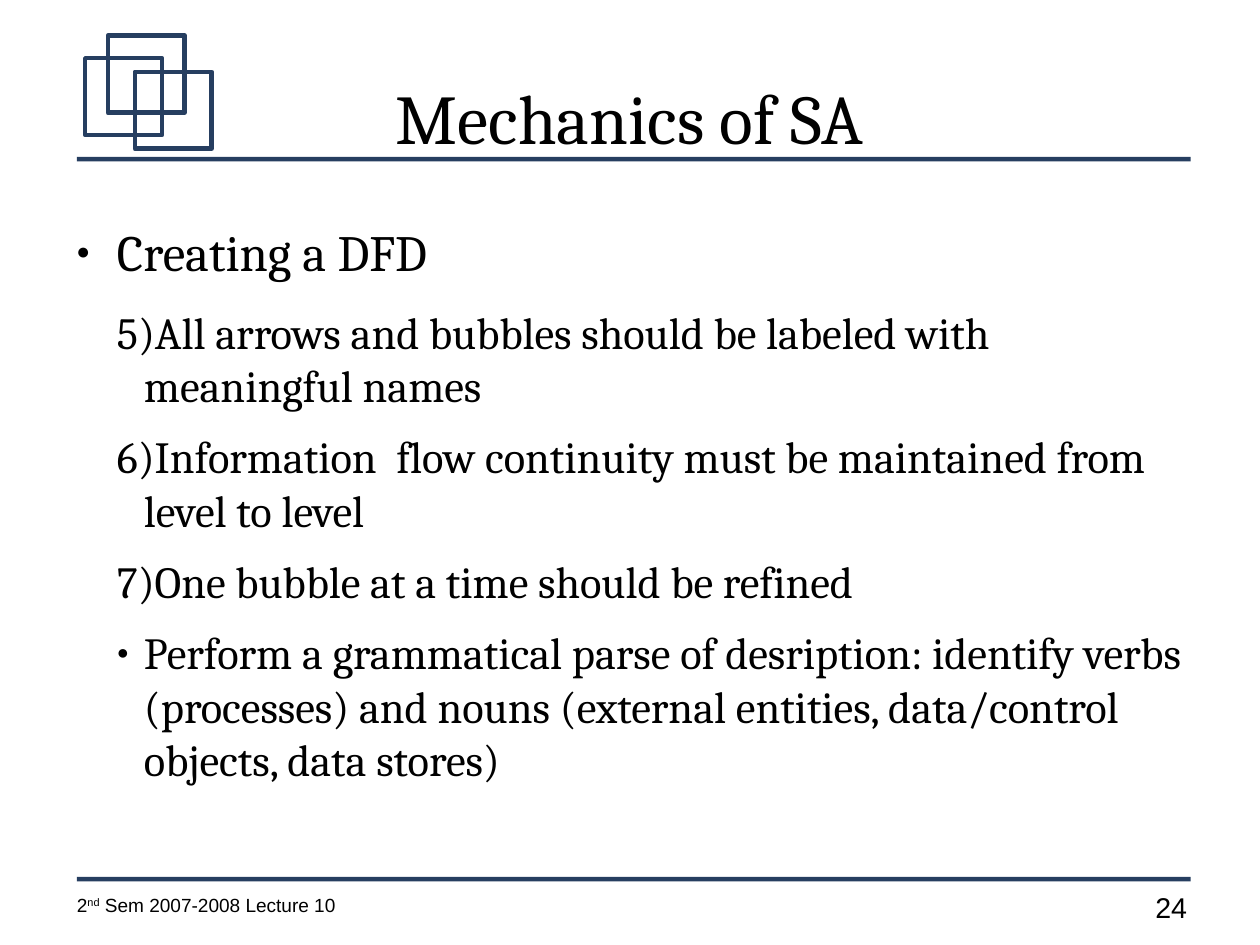
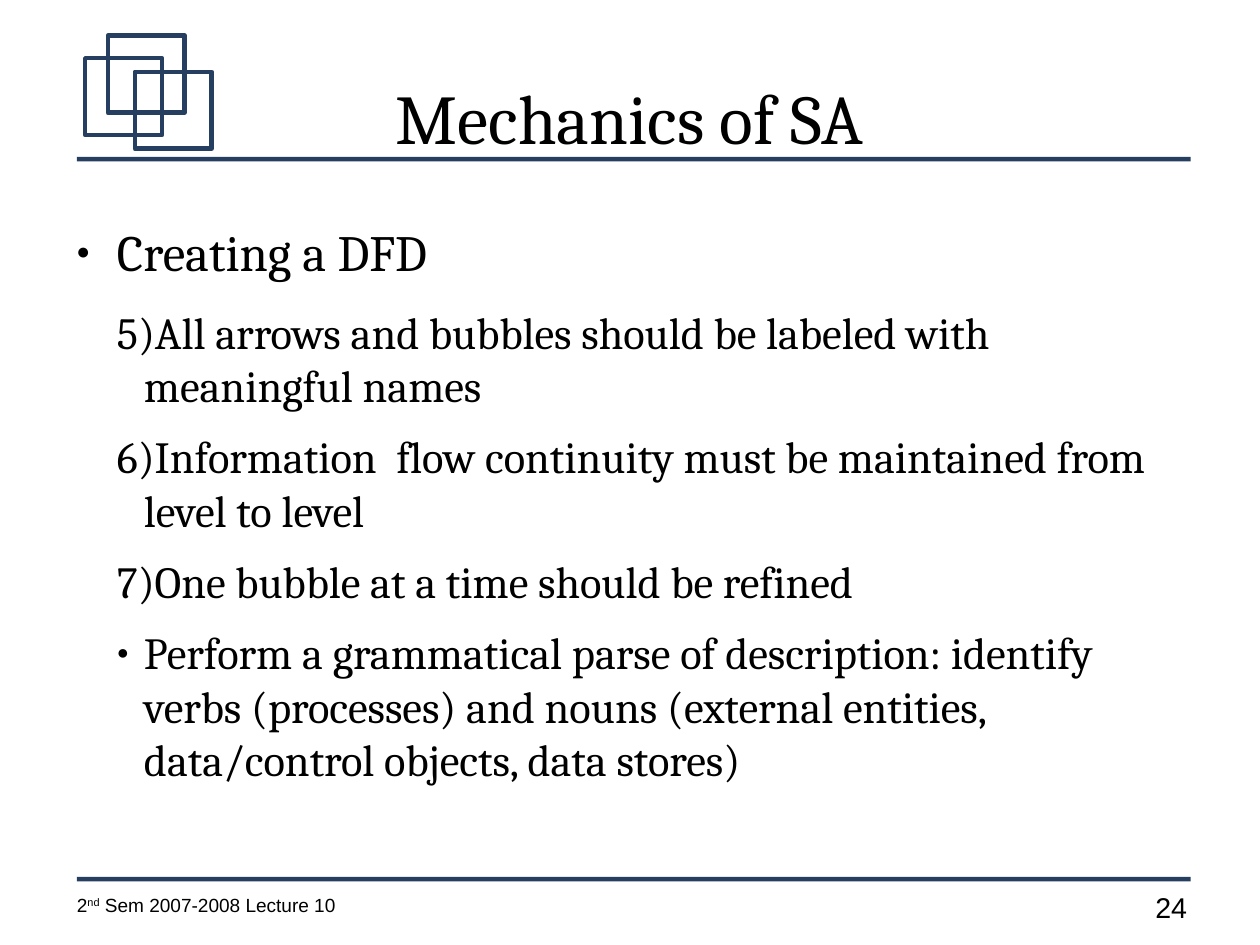
Before and after one commit to jachermocilla/jach-homepage, a slide deck: slide 24 of CMSC128-2nd-Sem-2007-L10.odp. Drawn at 1260x945 pixels with LibreOffice and Linux fonts; fonts in the diff are those of the drawing. Boxes give left, top, right and bottom in pixels: in the first picture for what was removed or moved away, otherwise in the second. Text is boxed around its words. In the diff, an @@ line names an element or a change of style, - is before the commit and + after.

```diff
--- a/CMSC128-2nd-Sem-2007-L10.odp
+++ b/CMSC128-2nd-Sem-2007-L10.odp
@@ text at [144, 637, 1093, 786]: text changed @@
-  ● Perform a grammatical parse of desription: identify verbs (processes) and nouns (external entities, data/control objects, data stores)
+  ● Perform a grammatical parse of description: identify verbs (processes) and nouns (external entities, data/control objects, data stores)
```
Also in this commit, not shown: 16 other slides changed.
